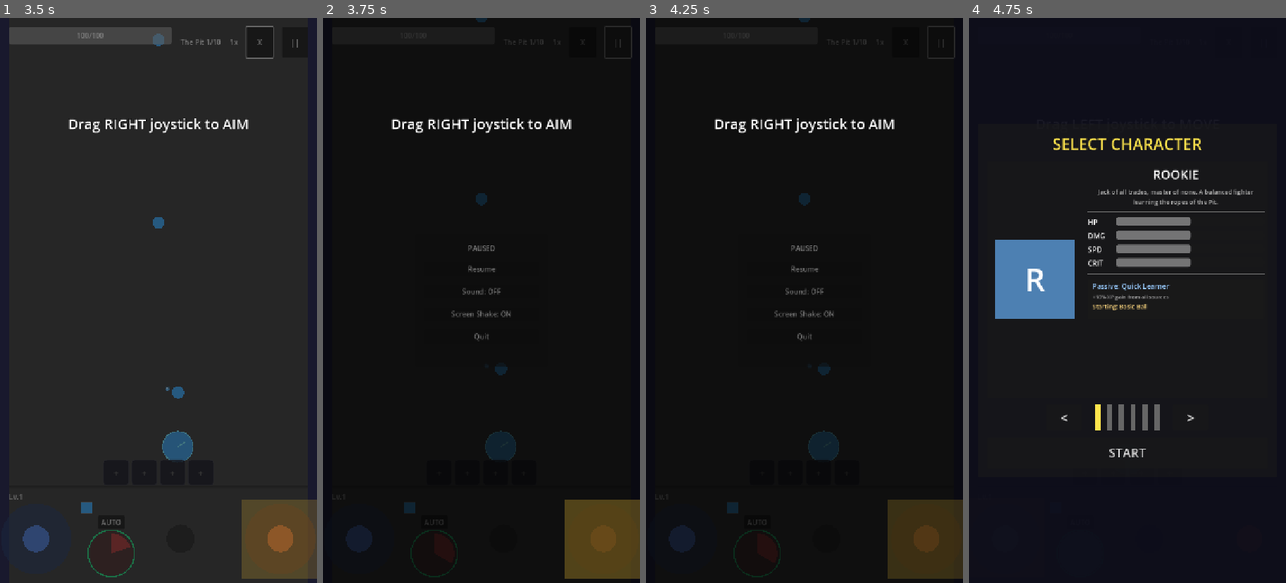
Above: before the commit, frames 1-4 (left to right).
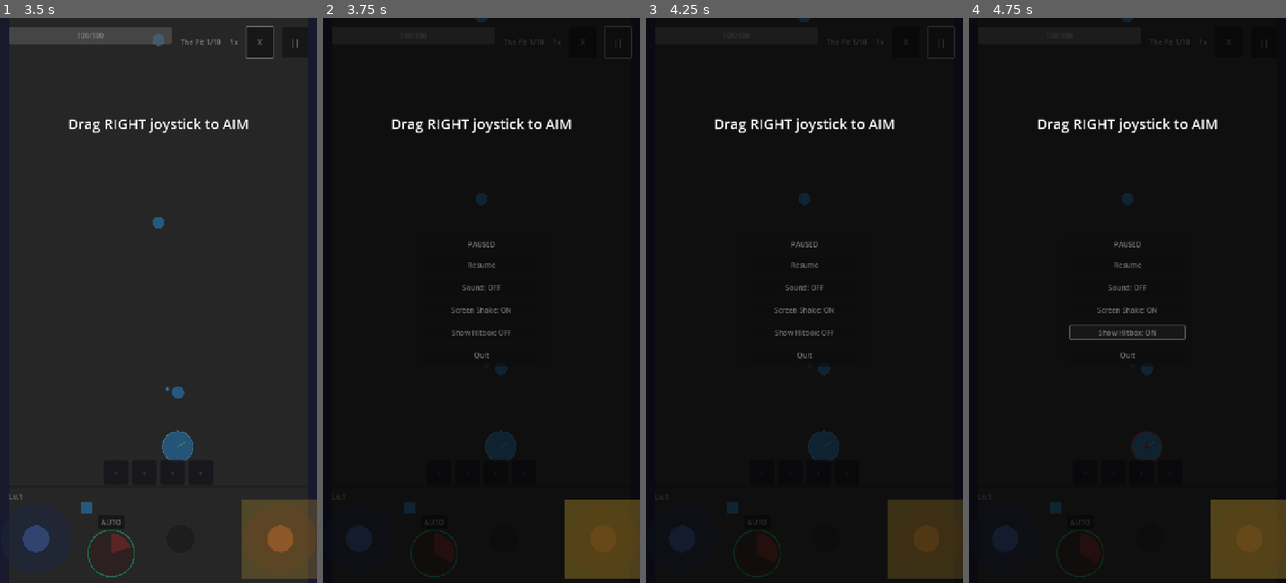
Above: after the commit, the same moments.

Repository: Randroids-Dojo/GoPit
Game: Godot game, scene res://scenes/game.tscn
The game is run twice, just before and just after one commit, with the same random seed, the same clock (stepped at 60 frames per second) and the same inputs.
Inputs (mouse positions are in pixels of both pictures, inside the frame that each line leads up to):
- Up to frame 1 (3.5 s): click "START" at 0.5 s; click "START" at 1.25 s; click ")))" at 2 s; drag from (34, 537) to (158, 458) at 2.77 s
- Up to frame 2 (3.75 s): click "||" at 3.5 s
- Up to frame 3 (4.25 s): no input
- Up to frame 4 (4.75 s): click (1127, 334) at 4.25 s, where only the run after the commit has a clickable "Show Hitbox: OFF"

Frame 1 is identical in both runs. In frame 2, 0.6% of the frame differs, in the area x 40-60%, y 39-61%; in frame 3, 0.6%; in frame 4, 12%, in the area x 4-100%, y 0-100%.

Commit message:
Add hitbox display setting with pause menu toggle
- Add show_hitbox setting to GameManager
- Draw red hitbox outline and crosshair on player when enabled
- Add Hitbox toggle button to pause menu
- Force player redraw when setting changes

Diff:
--- a/scenes/game.tscn
+++ b/scenes/game.tscn
@@ -674,6 +674,10 @@
 layout_mode = 2
 text = "Screen Shake: ON"
 
+[node name="HitboxButton" type="Button" parent="UI/PauseOverlay/DimBackground/Panel/VBoxContainer"]
+layout_mode = 2
+text = "Show Hitbox: OFF"
+
 [node name="QuitButton" type="Button" parent="UI/PauseOverlay/DimBackground/Panel/VBoxContainer"]
 layout_mode = 2
 text = "Quit"
--- a/scripts/autoload/game_manager.gd
+++ b/scripts/autoload/game_manager.gd
@@ -98,6 +98,9 @@
 
 # Boss fight auto-magnet range (QoL feature from BallxPit)
 const BOSS_MAGNET_RANGE: float = 2000.0
+
+# Display settings (QoL features)
+var show_hitbox: bool = false  # Show player hitbox outline for precise dodging
 
 # Passive stats (from slot-based passive system)
 var armor_percent: float = 0.0  # Damage reduction
--- a/scripts/entities/player.gd
+++ b/scripts/entities/player.gd
@@ -55,6 +55,15 @@
 	# Draw direction indicator
 	var indicator_length := player_radius * 0.6
 	draw_line(Vector2.ZERO, last_aim_direction * indicator_length, outline_color, 3.0)
+	# Draw hitbox indicator when enabled (helps with precise dodging)
+	if GameManager.show_hitbox:
+		# Draw a bright red circle showing exact collision area
+		var hitbox_color := Color(1.0, 0.2, 0.2, 0.8)
+		draw_arc(Vector2.ZERO, player_radius, 0, TAU, 32, hitbox_color, 3.0)
+		# Draw crosshair at center
+		var cross_size := 8.0
+		draw_line(Vector2(-cross_size, 0), Vector2(cross_size, 0), hitbox_color, 2.0)
+		draw_line(Vector2(0, -cross_size), Vector2(0, cross_size), hitbox_color, 2.0)
 
 
 func set_movement_input(direction: Vector2) -> void:
--- a/scripts/ui/pause_overlay.gd
+++ b/scripts/ui/pause_overlay.gd
@@ -6,6 +6,7 @@
 
 @onready var mute_button: Button = $DimBackground/Panel/VBoxContainer/MuteButton
 @onready var screen_shake_button: Button = $DimBackground/Panel/VBoxContainer/ScreenShakeButton
+@onready var hitbox_button: Button = $DimBackground/Panel/VBoxContainer/HitboxButton
 @onready var resume_button: Button = $DimBackground/Panel/VBoxContainer/ResumeButton
 @onready var quit_button: Button = $DimBackground/Panel/VBoxContainer/QuitButton
 
@@ -25,6 +26,9 @@
 	if screen_shake_button:
 		screen_shake_button.pressed.connect(_on_screen_shake_pressed)
 		_update_screen_shake_button()
+	if hitbox_button:
+		hitbox_button.pressed.connect(_on_hitbox_pressed)
+		_update_hitbox_button()
 
 	# Listen for state changes
 	SoundManager.mute_changed.connect(_on_mute_changed)
@@ -53,6 +57,7 @@
 	GameManager.pause_game()
 	_update_mute_button()
 	_update_screen_shake_button()
+	_update_hitbox_button()
 
 
 func _resume() -> void:
@@ -102,3 +107,20 @@
 			screen_shake_button.text = "Screen Shake: ON"
 		else:
 			screen_shake_button.text = "Screen Shake: OFF"
+
+
+func _on_hitbox_pressed() -> void:
+	GameManager.show_hitbox = not GameManager.show_hitbox
+	_update_hitbox_button()
+	# Force player to redraw with new hitbox setting
+	var player := get_tree().get_first_node_in_group("player")
+	if player:
+		player.queue_redraw()
+
+
+func _update_hitbox_button() -> void:
+	if hitbox_button:
+		if GameManager.show_hitbox:
+			hitbox_button.text = "Show Hitbox: ON"
+		else:
+			hitbox_button.text = "Show Hitbox: OFF"
